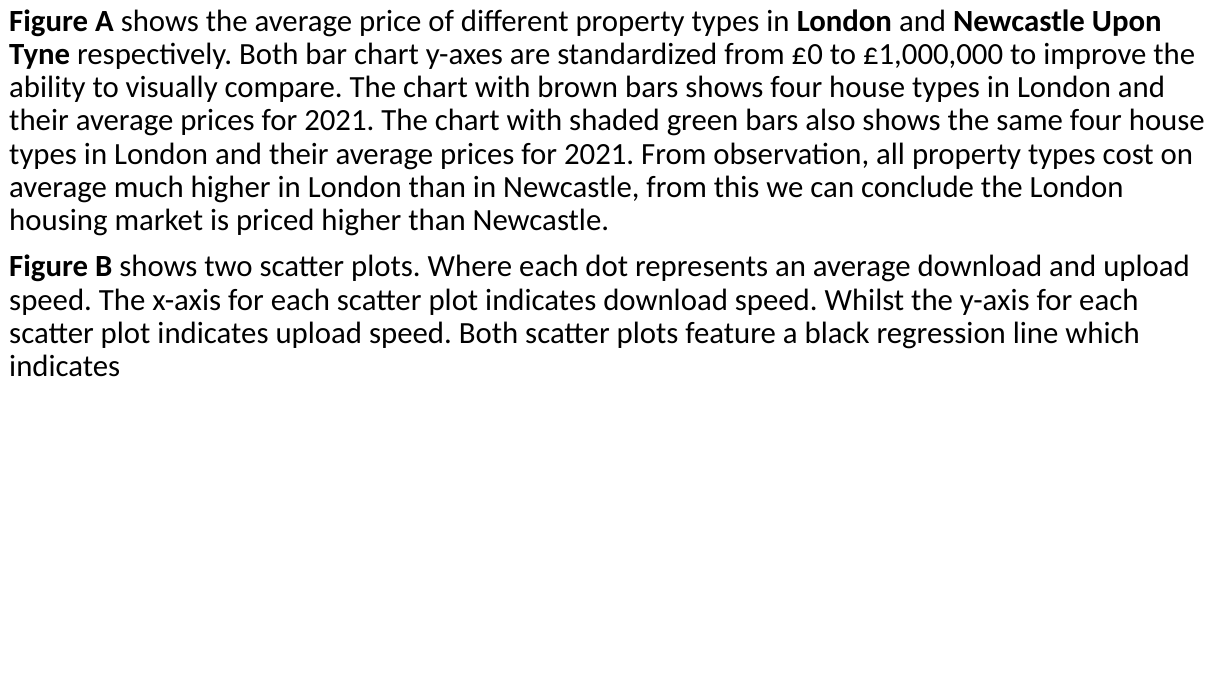
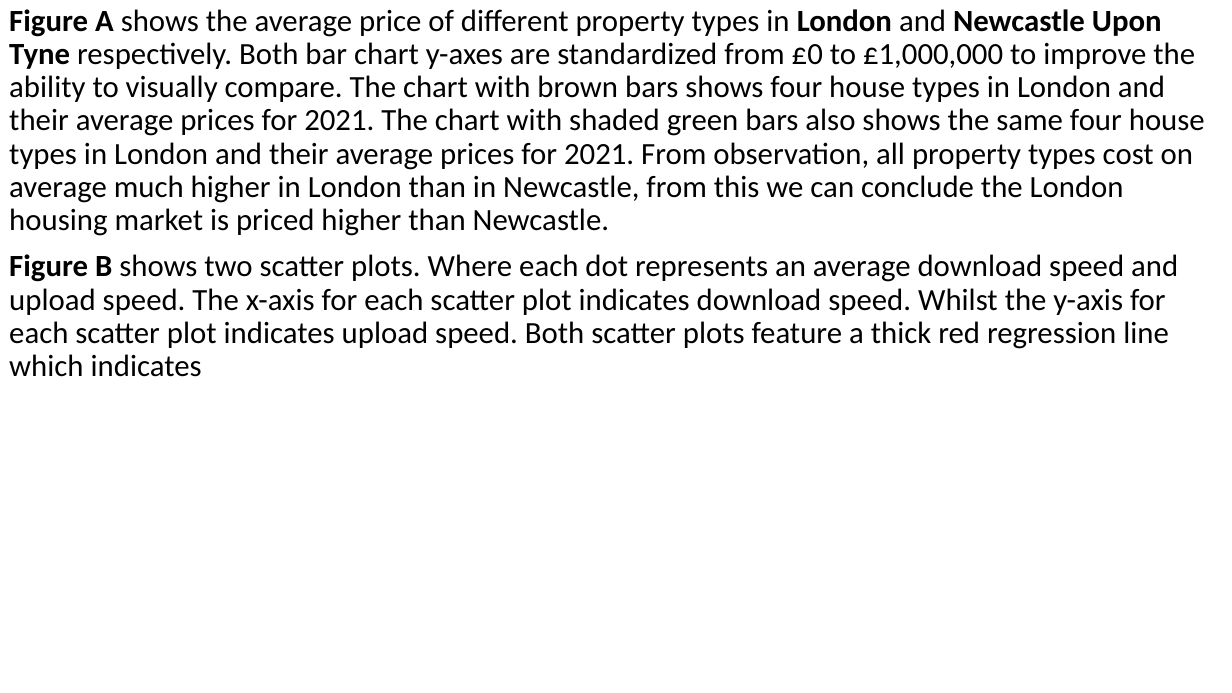
Before and after one commit to LeeTaylorLondon/Data-Visualisation, a slide deck: slide 1 of Data/Summary.pptx. Drawn at 1232x693 pixels with LibreOffice and Linux fonts; fonts in the diff are those of the drawing. Boxes give left, top, right and bottom in pixels: in the first picture for what was removed or moved away, otherwise in the second. Text is boxed around its words. In the diff, an @@ line names an element or a change of style, - is before the commit and + after.

```diff
--- a/Data/Summary.pptx
+++ b/Data/Summary.pptx
@@ subtitle at bbox=[9, 254, 1178, 377]: text changed @@
-Figure B shows two scatter plots. Where each dot represents an average download and upload speed. The x-axis for each scatter plot indicates download speed. Whilst the y-axis for each scatter plot indicates upload speed. Both scatter plots feature a black regression line which indicates
+Figure B shows two scatter plots. Where each dot represents an average download speed and upload speed. The x-axis for each scatter plot indicates download speed. Whilst the y-axis for each scatter plot indicates upload speed. Both scatter plots feature a thick red regression line which indicates
```
